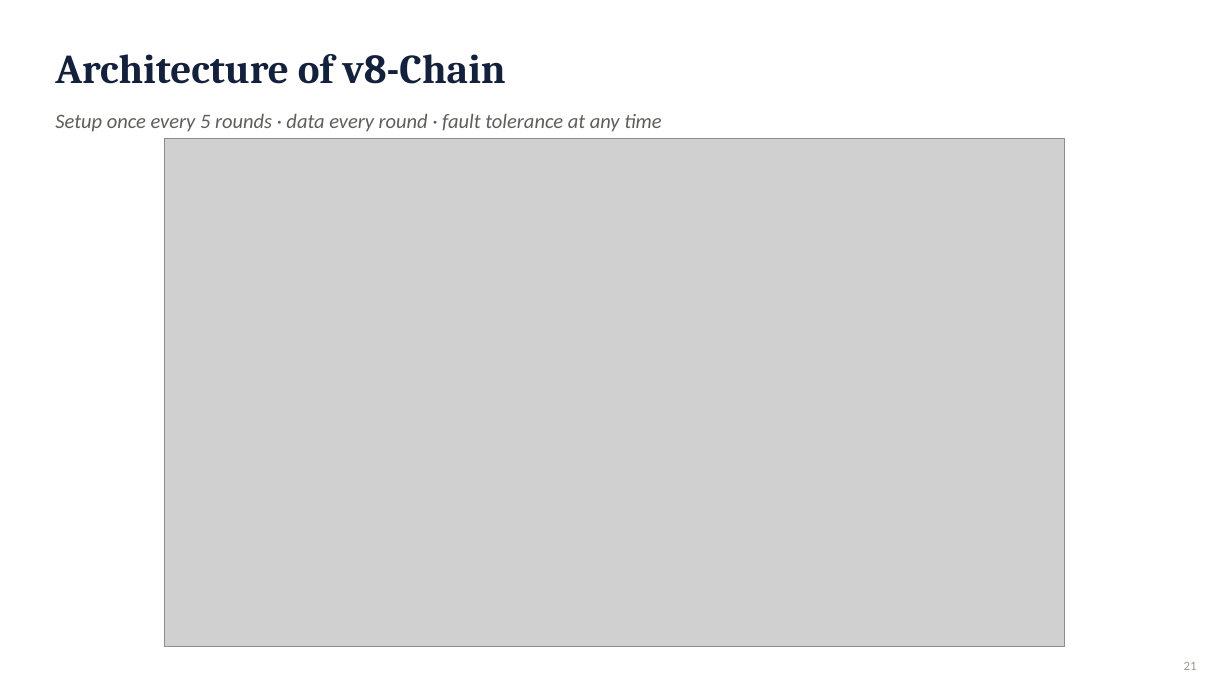
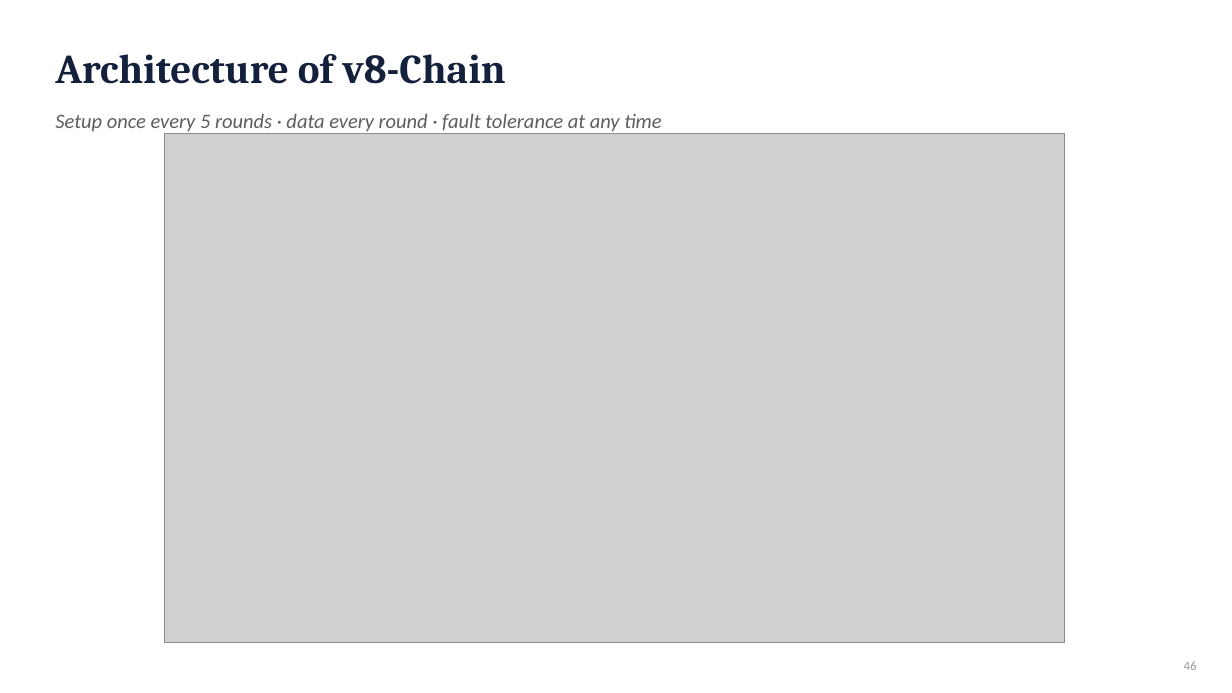
Before and after one commit to RahmaOshba/Routing-Protocols, a slide deck: slide 46 of thesis-final/Thesis_Defense_v8-Chain.pptx (slide 21 before the commit). Drawn at 1232x693 pixels with LibreOffice and Linux fonts; fonts in the diff are those of the drawing; grey boxes stand for pictures. Boxes give left, top, right and bottom in pixels: in the first picture for what was removed or moved away, otherwise in the second. Text is boxed around its words. In the diff, an @@ line names an element or a change of style, - is before the commit and + after.

```diff
--- a/thesis-final/Thesis_Defense_v8-Chain.pptx
+++ b/thesis-final/Thesis_Defense_v8-Chain.pptx
@@ picture: place and size @@
-picture at (165, 139, 1065, 647)
+picture at (165, 134, 1065, 642)
@@ text at (1184, 661, 1197, 670): text changed @@
-21
+46
```
Also in this commit, not shown: 20 other slides changed, 40 slides added, 18 slides removed, 44 other files.
